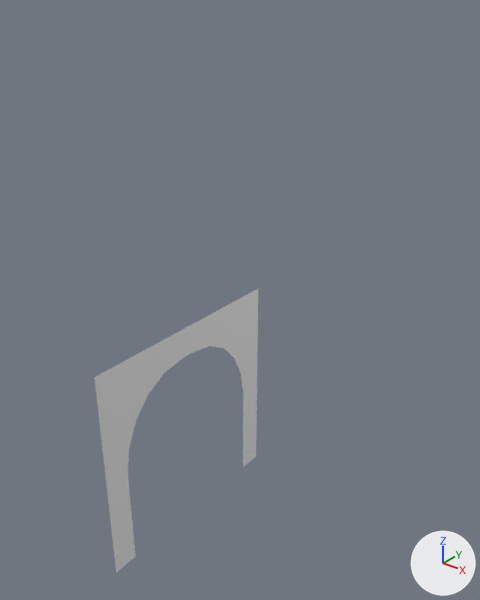
What one commit did to the Blender file Data/Blender/Shaina/Castle_Assets.blend.
Both versions are drawn from a 50 mm camera at (8.63, -11.49, 11.65) aimed at (-0.2, -0.44, 4.8). Lighting does not change. The marker at lower right points along +X, +Y and +Z. The same objects are shown in both versions, whatever each file hides.

Before the edit, the objects in view are built like this:
```python
me_plane_013 = bpy.data.meshes.new('Plane.013')
me_plane_013.from_pydata(...)  # 11 vertices, 6 faces; spans x -5.0..0.0, y 0.0..2.5, z 0.0
me_plane_013.polygons.foreach_set('use_smooth', [True] * 6)
me_plane_013.materials.append(mat_wall)  # its picture is missing
ob_door_frame_02 = bpy.data.objects.new('Door_Frame_02', me_plane_013)
ob_door_frame_02.location = (0.0, -2.5, 0.0)
ob_door_frame_02.rotation_euler = (-1.571, 1.571, 1.571)  # degrees (-90, 90, 90)
_m = ob_door_frame_02.modifiers.new('Mirror', 'MIRROR')
_m.use_axis = (False, True, False)
_m.use_clip = True
```
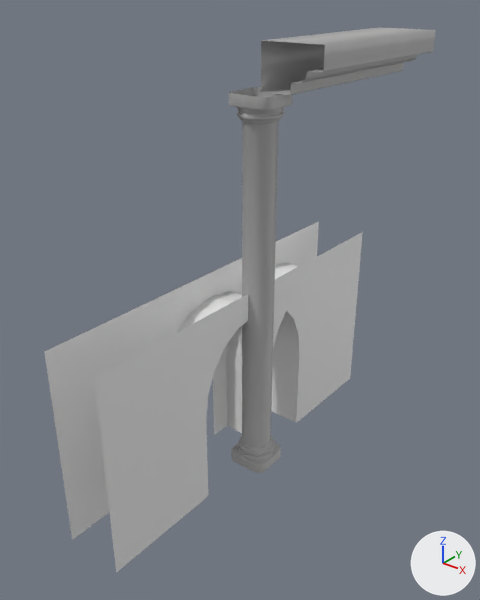
Boxes [x1, y1, x2, y2] around the edits, measured in the pictures (480 x 600 px):
'Door_Frame_Mid_Right', added: after [45, 273, 248, 573]
'Door_Frame_02', reshaped, moved, modifiers changed: before [94, 289, 258, 573]; after [211, 221, 319, 435]
'Pillar_Whole', added: after [229, 87, 293, 473]
'Door_Frame_Mid_Left', added: after [211, 227, 363, 422]
'Pillar_Top.004', added: after [261, 27, 436, 95]

Edits to the bpy script that builds the scene:
```text
Add me_plane_014:
    me_plane_014.from_pydata(...)  # 40 vertices, 36 faces; spans x -5.0..0.0, y -5.0..0.0, z 0.0..1.5
    me_plane_014.polygons.foreach_set('use_smooth', [True] * 36)
    me_plane_014.materials.append(mat_wall)  # its picture is missing
Add me_plane_017:
    me_plane_017.from_pydata(...)  # 30 vertices, 24 faces; spans x -5.0..0.0, y 0.0..5.0, z 0.0..1.5
    me_plane_017.polygons.foreach_set('use_smooth', [True] * 24)
    me_plane_017.materials.append(mat_wall)  # its picture is missing
Add me_plane_012:
    me_plane_012.from_pydata(...)  # 30 vertices, 24 faces; spans x -5.0..0.0, y 0.0..5.0, z -1.5..0.0
    me_plane_012.polygons.foreach_set('use_smooth', [True] * 24)
    me_plane_012.materials.append(mat_wall)  # its picture is missing
Add me_cylinder_023:
    me_cylinder_023.from_pydata(...)  # 38 vertices, 19 faces; spans x -0.66..0.84, y -2.5..2.5, z -0.56..0.44
    me_cylinder_023.polygons.foreach_set('use_smooth', [True] * 19)
    me_cylinder_023.materials.append(mat_stone)  # picture img_simple_stone_basecolor_png
Add me_cylinder_022:
    me_cylinder_022.from_pydata(...)  # 672 vertices, 656 faces; spans x -0.54..0.54, y -0.54..0.54, z -4.75..4.75
    me_cylinder_022.polygons.foreach_set('use_smooth', [True] * 656)
    me_cylinder_022.materials.append(mat_stone)  # picture img_simple_stone_basecolor_png
Change ob_door_frame_02:
    ob_door_frame_02: bpy.data.objects.new('Door_Frame_02', me_plane_013) -> bpy.data.objects.new('Door_Frame_02', me_plane_014)
    ob_door_frame_02.location: (0.0, -2.5, 0.0) -> (0.0, 0.0, 0.0)
    remove _m = ob_door_frame_02.modifiers.new('Mirror', 'MIRROR')
    remove _m.use_axis = (False, True, False)
    remove _m.use_clip = True
Add ob_door_frame_mid_right:
    ob_door_frame_mid_right = bpy.data.objects.new('Door_Frame_Mid_Right', me_plane_017)
    ob_door_frame_mid_right.location = (0.0, 0.0, 0.0)
    ob_door_frame_mid_right.rotation_euler = (0.0, 1.571, 3.142)  # degrees (0, 90, 180)
Add ob_door_frame_mid_left:
    ob_door_frame_mid_left = bpy.data.objects.new('Door_Frame_Mid_Left', me_plane_012)
    ob_door_frame_mid_left.location = (0.0, 0.0, 0.0)
    ob_door_frame_mid_left.rotation_euler = (0.0, 1.571, 0.0)  # degrees (0, 90, 0)
Add ob_pillar_top_004:
    ob_pillar_top_004 = bpy.data.objects.new('Pillar_Top.004', me_cylinder_023)
    ob_pillar_top_004.location = (0.65, 2.5, 10.06)
Add ob_pillar_whole:
    ob_pillar_whole = bpy.data.objects.new('Pillar_Whole', me_cylinder_022)
    ob_pillar_whole.location = (0.0, 0.0, 4.75)
```
